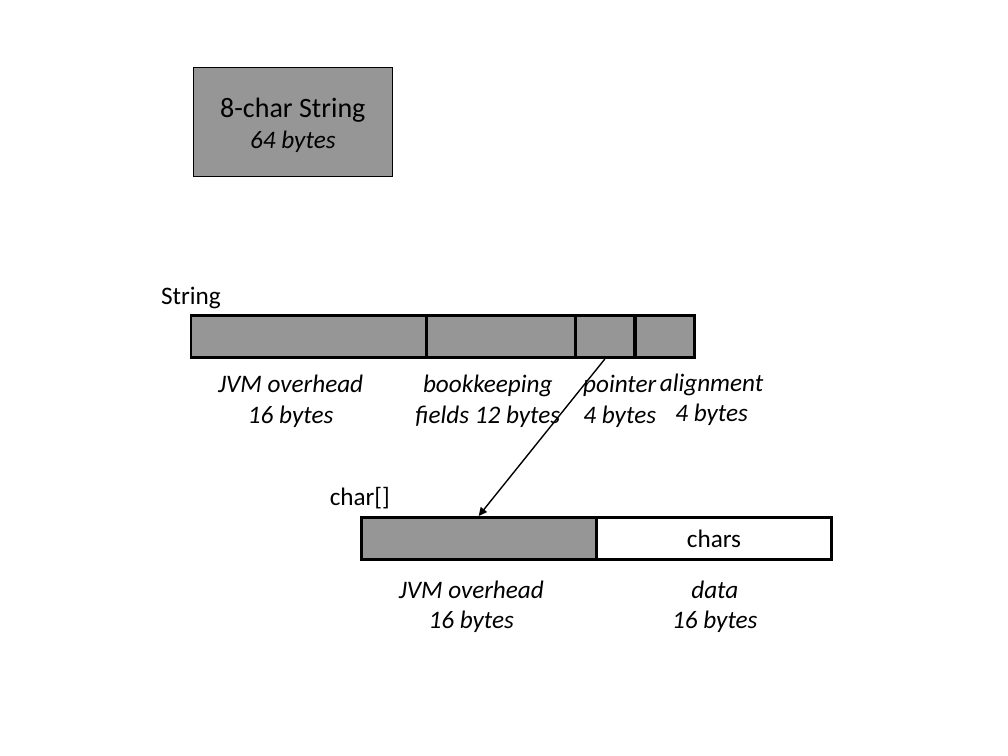
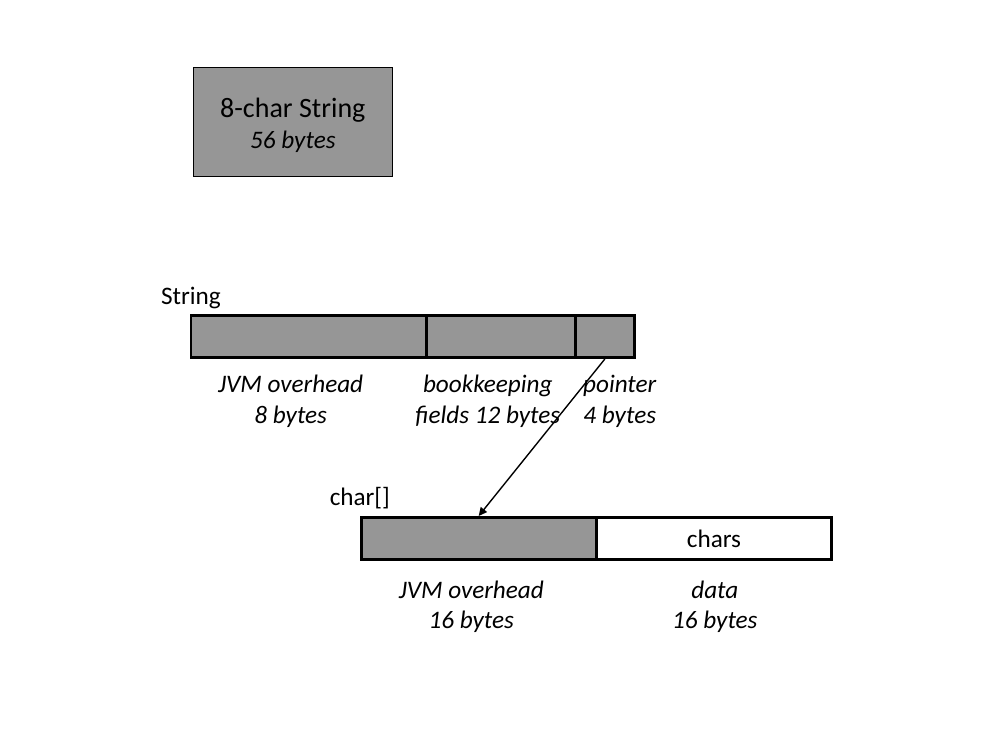
Before and after one commit to TheRuncibleTuner/bloatbook, a slide deck: slide 1 of Figures/chapter3/eight-char-string.ppt. Drawn at 1008x756 pixels with LibreOffice and Linux fonts; fonts in the diff are those of the drawing. Boxes give left, top, right and bottom in pixels: in the first picture for what was removed or moved away, otherwise in the second. Text is boxed around its words. In the diff, an @@ line names an element or a change of style, - is before the commit and + after.

Commit message:
new

```diff
--- a/Figures/chapter3/eight-char-string.ppt
+++ b/Figures/chapter3/eight-char-string.ppt
@@ text in rectangle at (250,130,335,152): text changed @@
-64 bytes
+56 bytes
@@ rectangle removed at (636,316,695,358) @@
@@ text removed at (660,373,763,425) @@
-alignment
-4 bytes
@@ text at (254,405,327,427): text changed @@
-16 bytes
+8 bytes
```
